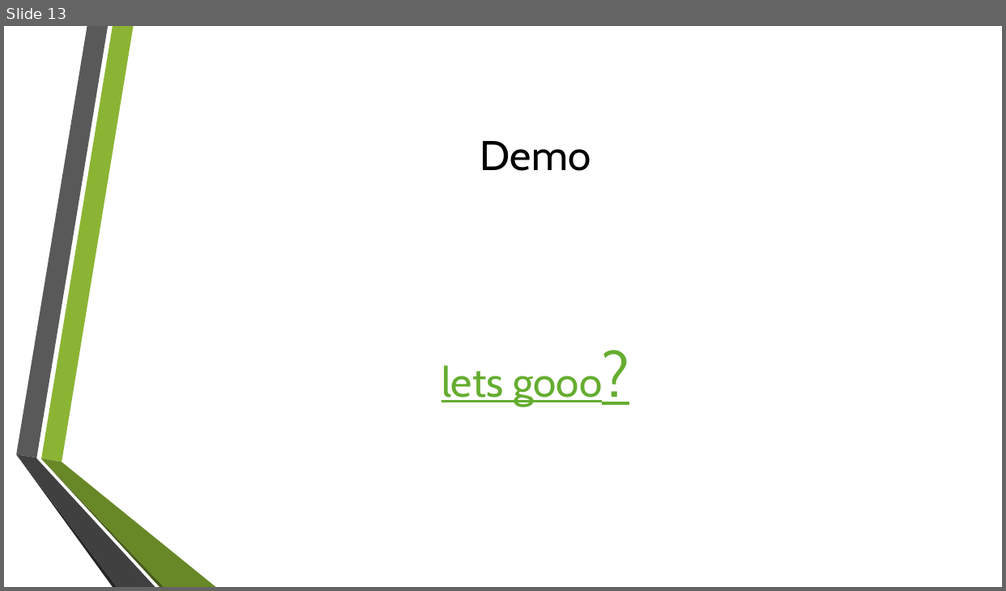
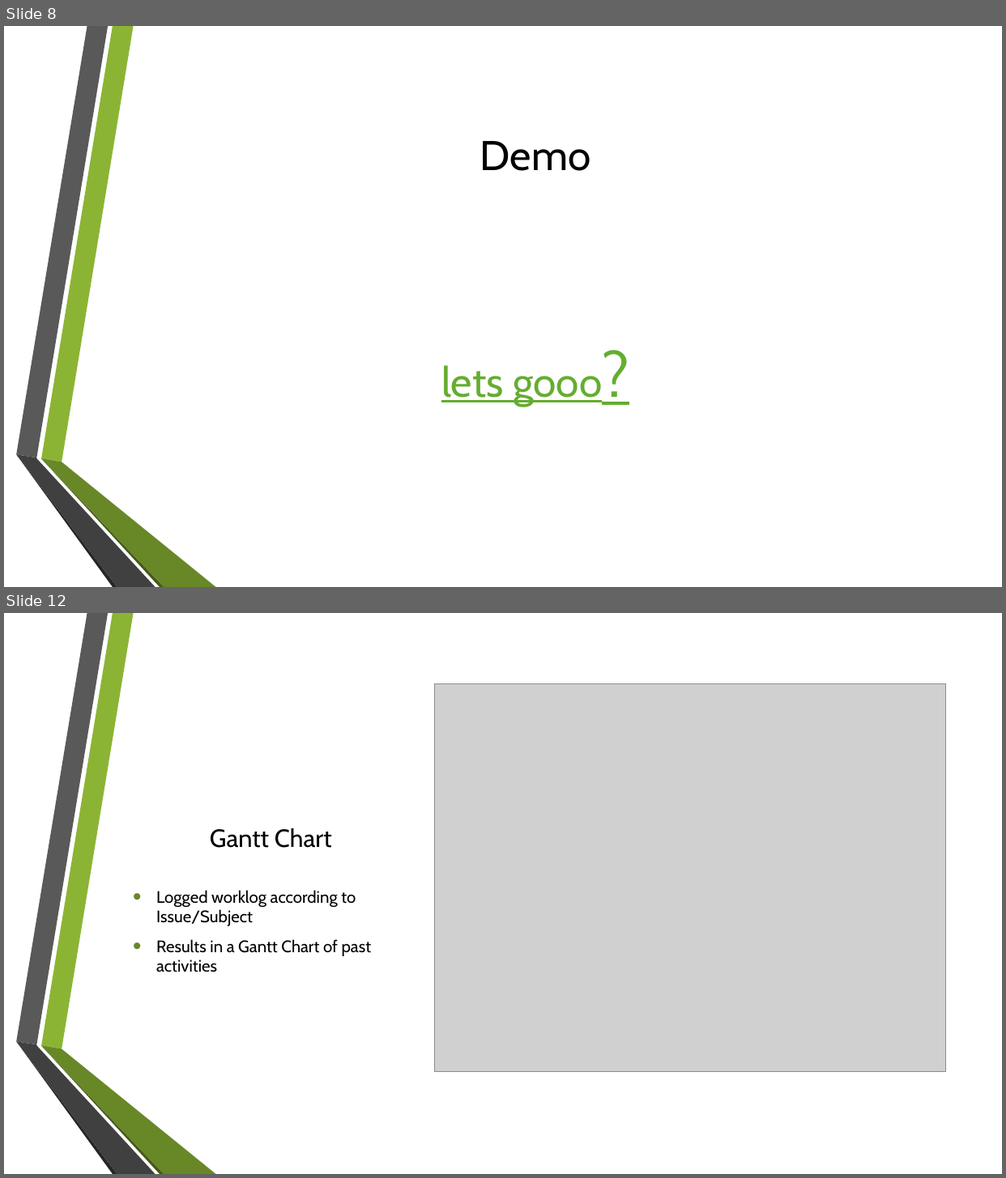
Before and after one commit to GamingBets/documents, a slide deck: Gaming-Bets.pptx. Shown one above the other, each under a label of ours: slide 13 before the commit, slides 8 and 12 after it; the slides between them are not shown. The pictures are 1006x591 and 1006x1178 pixels, drawn with LibreOffice and Linux fonts; fonts in the diff are those of the drawing; grey boxes stand for pictures; background and template pictures are left out. Boxes give left, top, right and bottom in pixels: in the first picture for what was removed or moved away, otherwise in the second. Text is boxed around its words. In the diff, an @@ line names an element or a change of style, - is before the commit and + after.

```diff
--- a/Gaming-Bets.pptx
+++ b/Gaming-Bets.pptx
@@ slide 12 added at box(4, 613, 1002, 1174), background picture (left out); not listed: 6 template elements that a slide beside it also shows @@
@@ picture added at box(435, 684, 946, 1072) @@
@@ title added at box(210, 828, 332, 848), 24 pt, text #000000 @@
+Gantt Chart
@@ text added at box(156, 890, 372, 973), 16 pt, text #000000 @@
+• Logged worklog according to Issue/Subject
+• Results in a Gantt Chart of past activities
@@ what was slide 13 is now slide 8 @@
```
Also in this commit, not shown: 5 slides changed, 6 other slides added, 1 slide removed, 4 other files.
